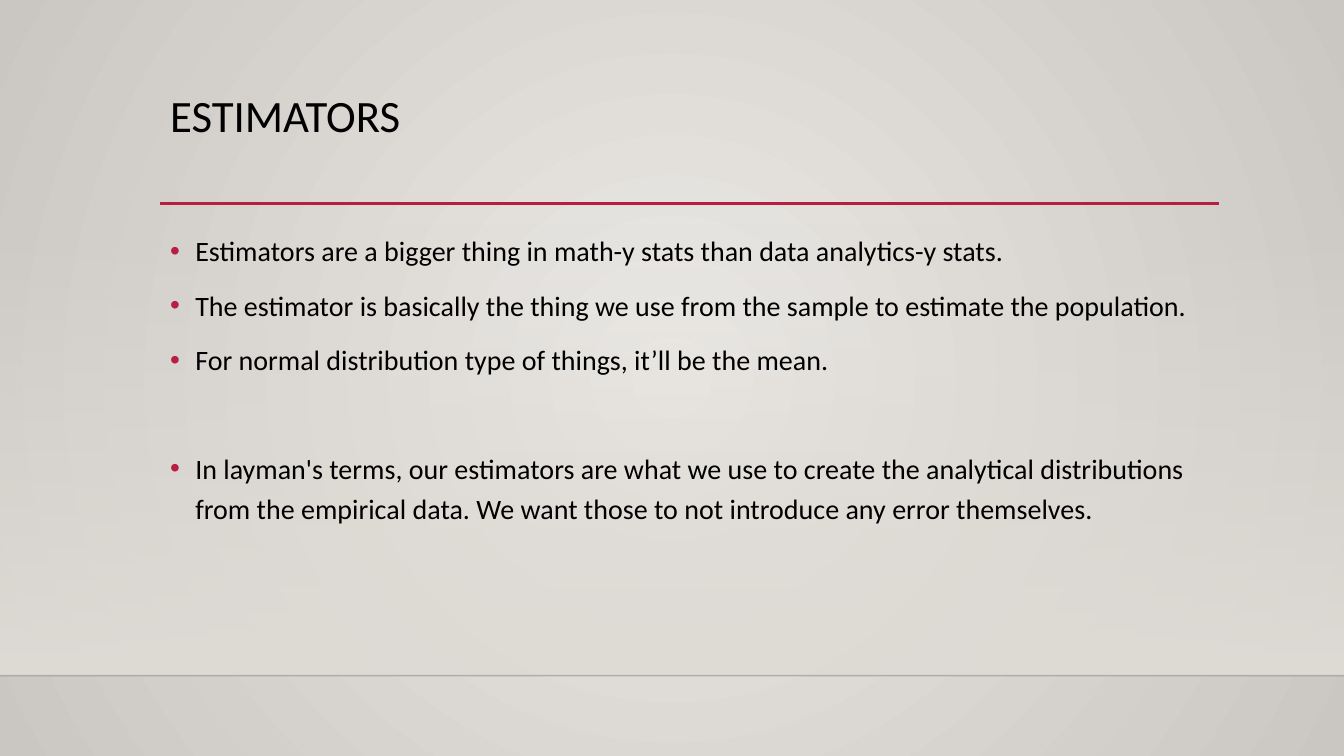
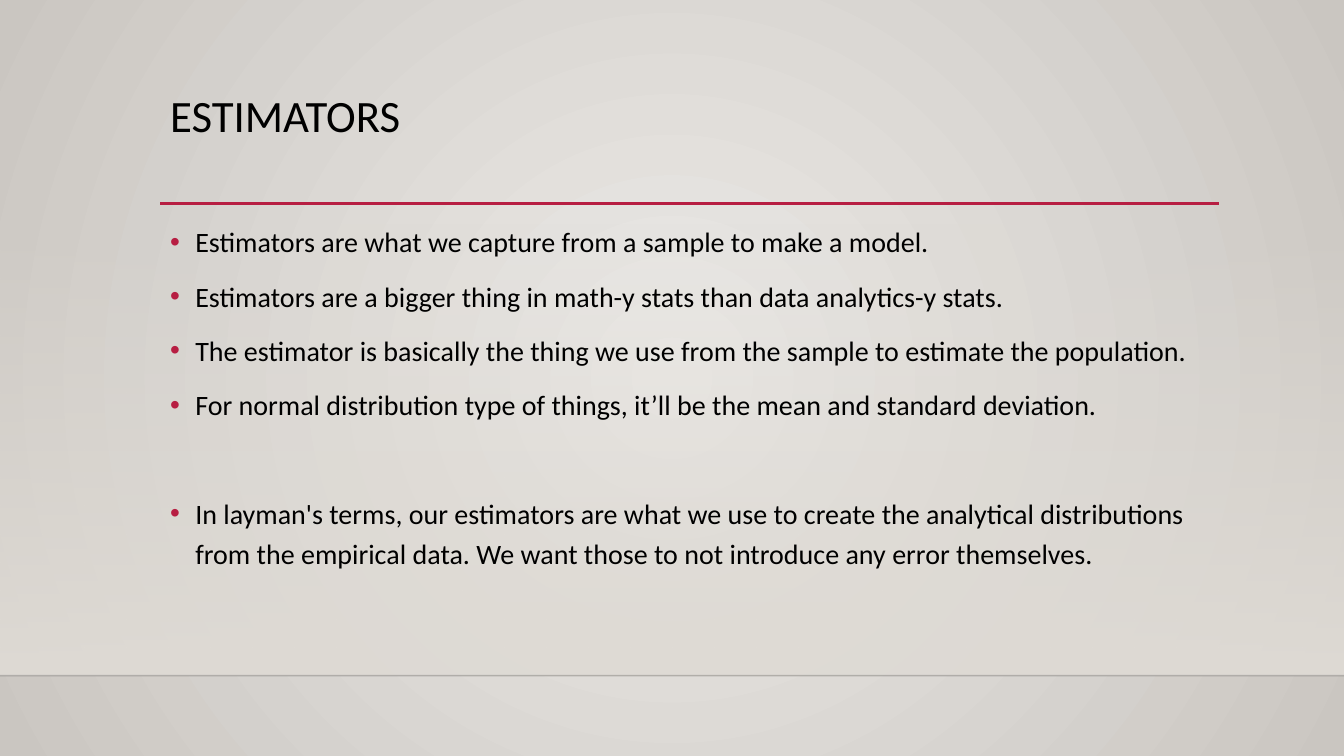
Before and after one commit to AkeemSemperDataScience/Basic_Stats_in_Python_Student_Repository, a slide deck: slide 13 of reference_material/slides/016_Sampling_Estimation.pptx (slide 8 before the commit). Drawn at 1344x756 pixels with LibreOffice and Linux fonts; fonts in the diff are those of the drawing; background and template pictures are left out. Boxes give left, top, right and bottom in pixels: in the first picture for what was removed or moved away, otherwise in the second. Text is boxed around its words. In the diff, an @@ line names an element or a change of style, - is before the commit and + after.

```diff
--- a/reference_material/slides/016_Sampling_Estimation.pptx
+++ b/reference_material/slides/016_Sampling_Estimation.pptx
@@ text "Estimators are what we capture ...": place and size @@
-text "Estimators are what we capture ..." at <box>195,241,1186,524</box>
+text "Estimators are what we capture ..." at <box>195,232,1186,569</box>
@@ text at <box>195,232,928,257</box>: paragraph added @@
+• Estimators are what we capture from a sample to make a model.
@@ text at <box>195,395,1096,420</box>: text changed @@
-• For normal distribution type of things, it’ll be the mean.
+• For normal distribution type of things, it’ll be the mean and standard deviation.
```
Also in this commit, not shown: 5 other slides changed, 20 slides added, 12 other files.
